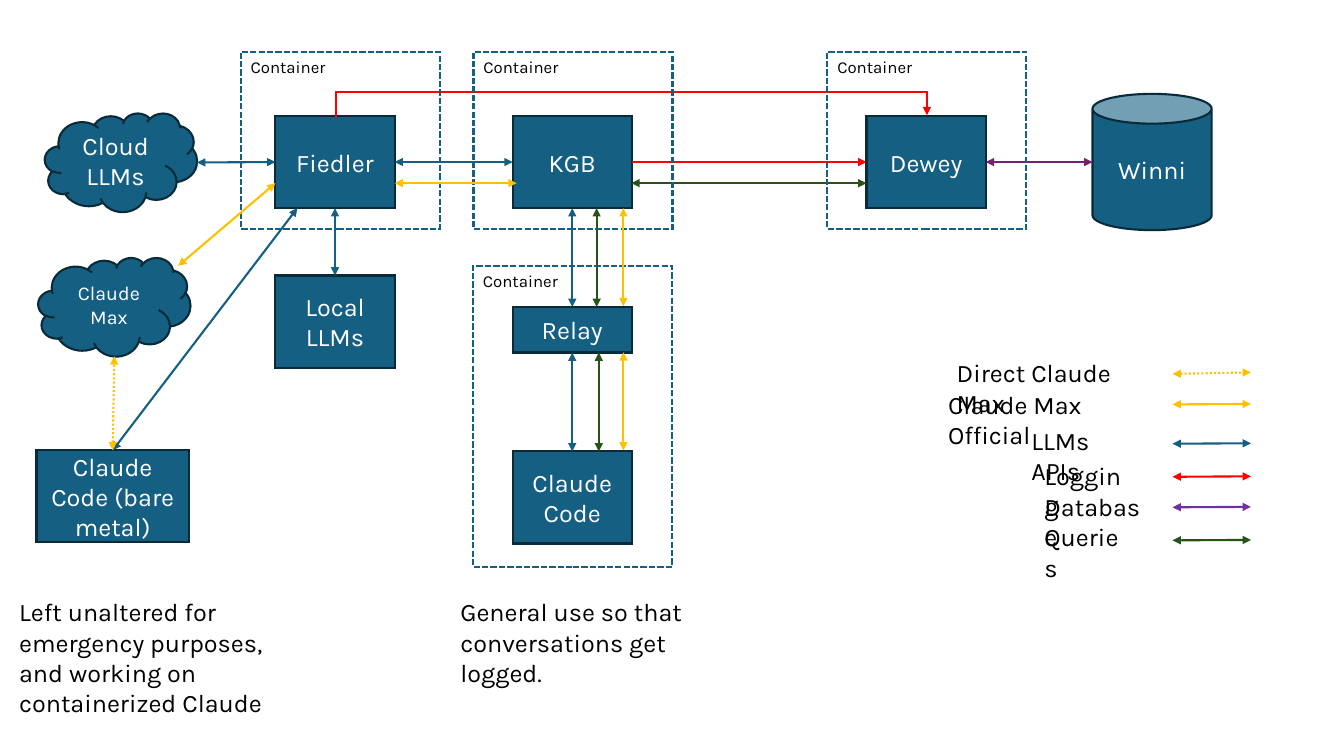
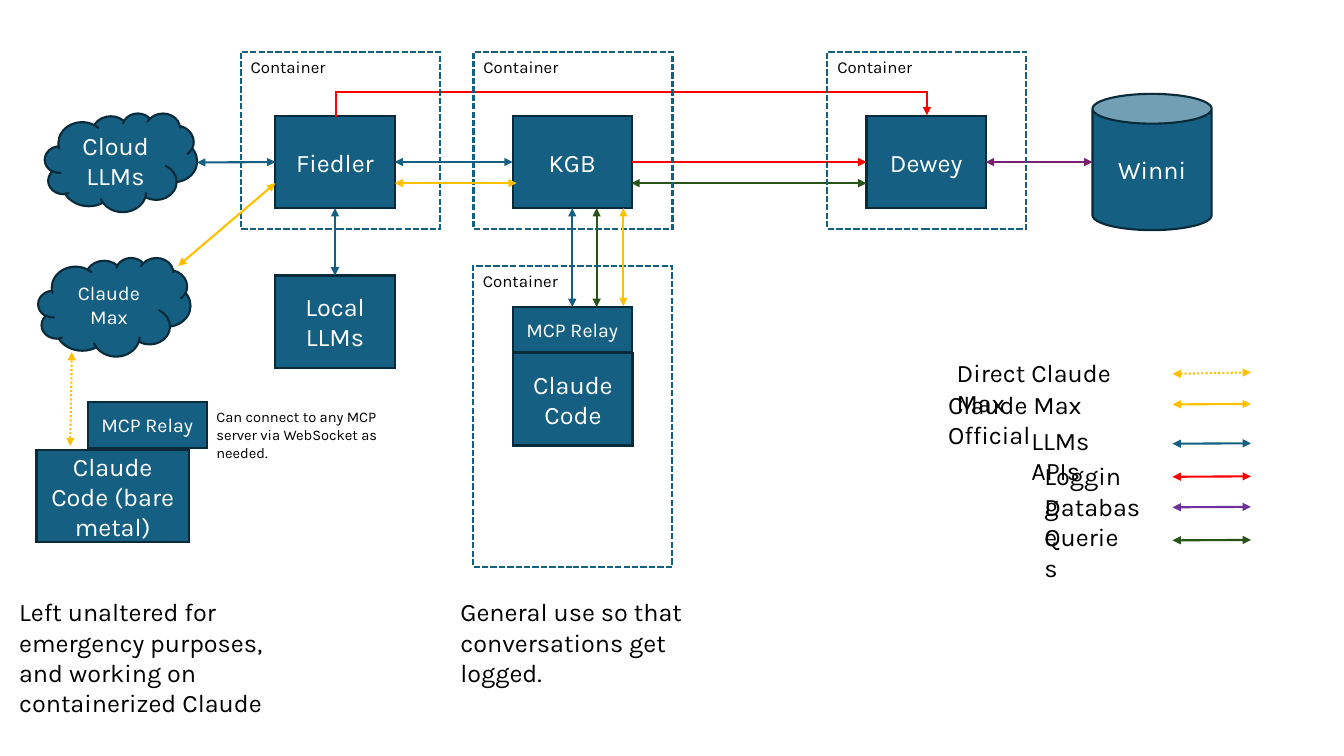
Before and after one commit to rmdevpro/ICCM, a slide deck: slide 2 of architecture/General Architecture.pptx. Drawn at 1344x756 pixels with LibreOffice and Linux fonts; fonts in the diff are those of the drawing. Boxes give left, top, right and bottom in pixels: in the first picture for what was removed or moved away, otherwise in the second. Text is boxed around its words. In the diff, an @@ line names an element or a change of style, - is before the commit and + after.

```diff
--- a/architecture/General Architecture.pptx
+++ b/architecture/General Architecture.pptx
@@ double arrow removed from (113, 451) to (297, 208) @@
@@ text in rectangle at [526,323,618,342]: text changed; size 18 to 14 pt @@
-Relay
+MCP Relay
@@ double arrow moved from (113, 451) - (114, 356) to (71, 447) - (72, 352) @@
@@ rectangle "Claude Code": place and size @@
-rectangle "Claude Code" at [513,452,632,543]
+rectangle "Claude Code" at [513,354,632,446]
@@ double arrow removed from (573, 452) to (573, 353) @@
@@ double arrow removed from (599, 452) to (599, 353) @@
@@ double arrow removed from (623, 353) to (623, 451) @@
@@ rectangle added at [88,402,207,448], fill #156082, outline #092A39 1.5 pt, 14 pt, text #FFFFFF @@
+MCP Relay
@@ text added at [216,412,377,458], 10.5 pt, text #000000 @@
+Can connect to any MCP server via WebSocket as needed.
```
Also in this commit, not shown: 31 other files.
